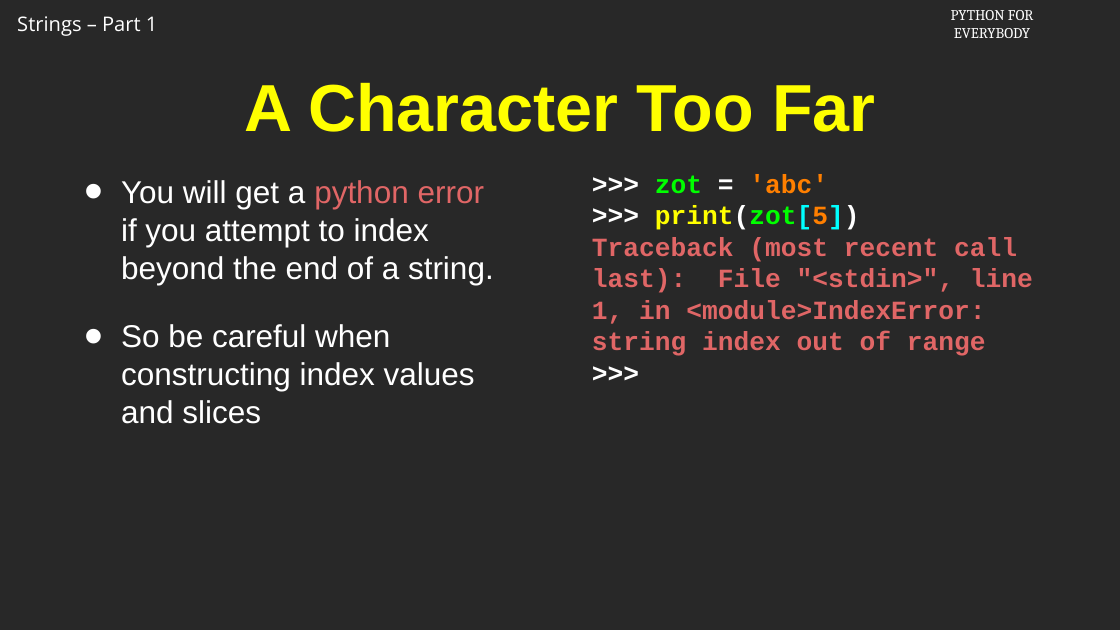
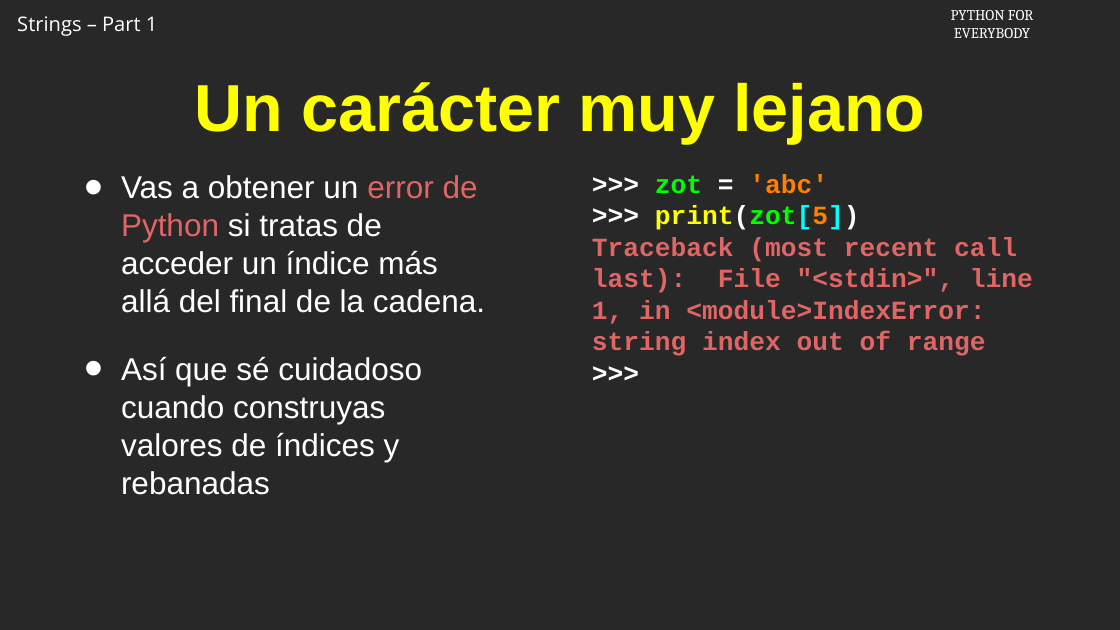
Before and after one commit to csev/py4e, a slide deck: slide 5 of ai/6.1.pptx. Drawn at 1120x630 pixels with LibreOffice and Linux fonts; fonts in the diff are those of the drawing; background and template pictures are left out. Boxes give left, top, right and bottom in pixels: in the first picture for what was removed or moved away, otherwise in the second. Text is boxed around its words. In the diff, an @@ line names an element or a change of style, - is before the commit and + after.

```diff
--- a/ai/6.1.pptx
+++ b/ai/6.1.pptx
@@ title at [194, 82, 926, 144]: text changed @@
-A Character Too Far
+Un carácter muy lejano
@@ text at [121, 175, 485, 495]: text changed @@
-• You will get a python error if you attempt to index beyond the end of a string.
-• So be careful when constructing index values and slices
+• Vas a obtener un error de Python si tratas de acceder un índice más allá del final de la cadena.
+• Así que sé cuidadoso cuando construyas valores de índices y rebanadas
```
Also in this commit, not shown: 16 other slides changed, 1 slide added, 1 slide removed.
